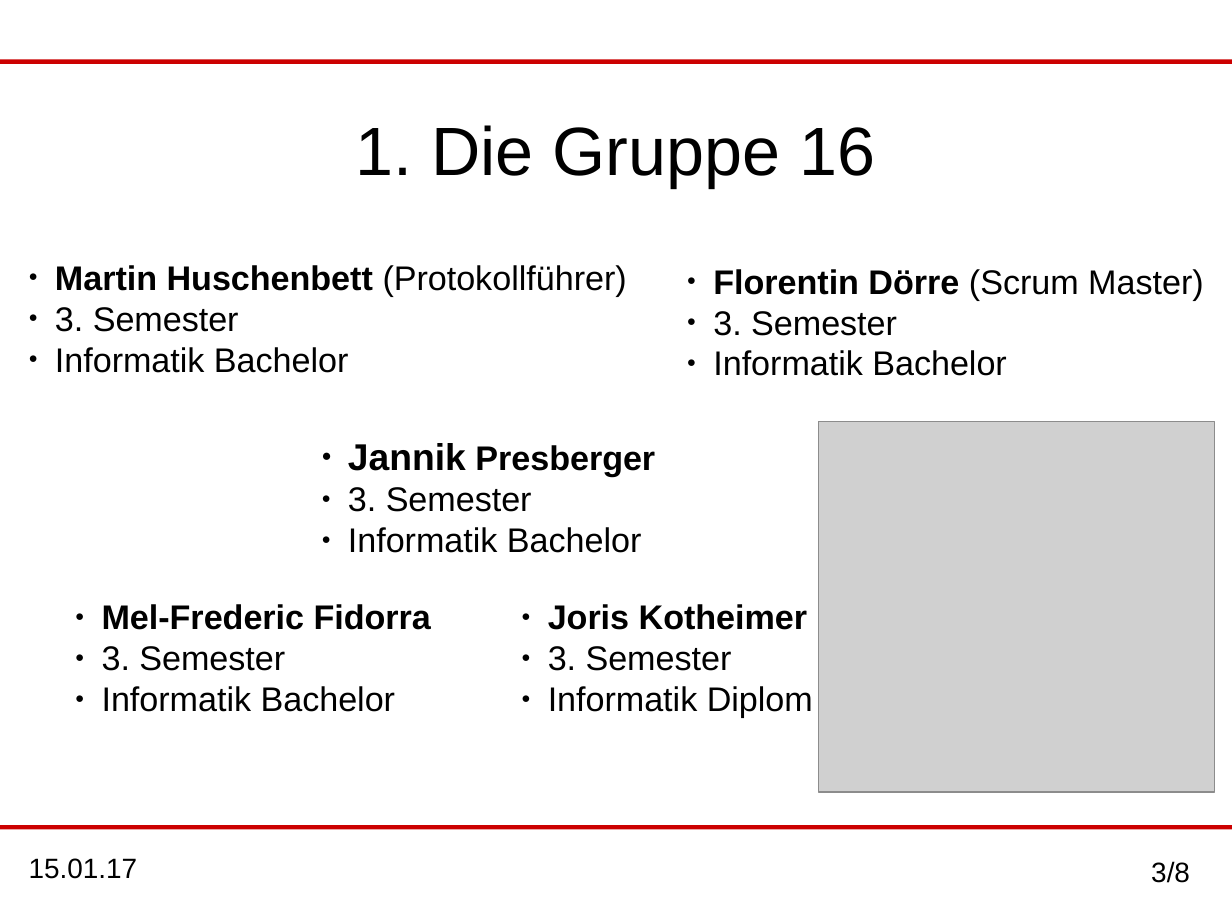
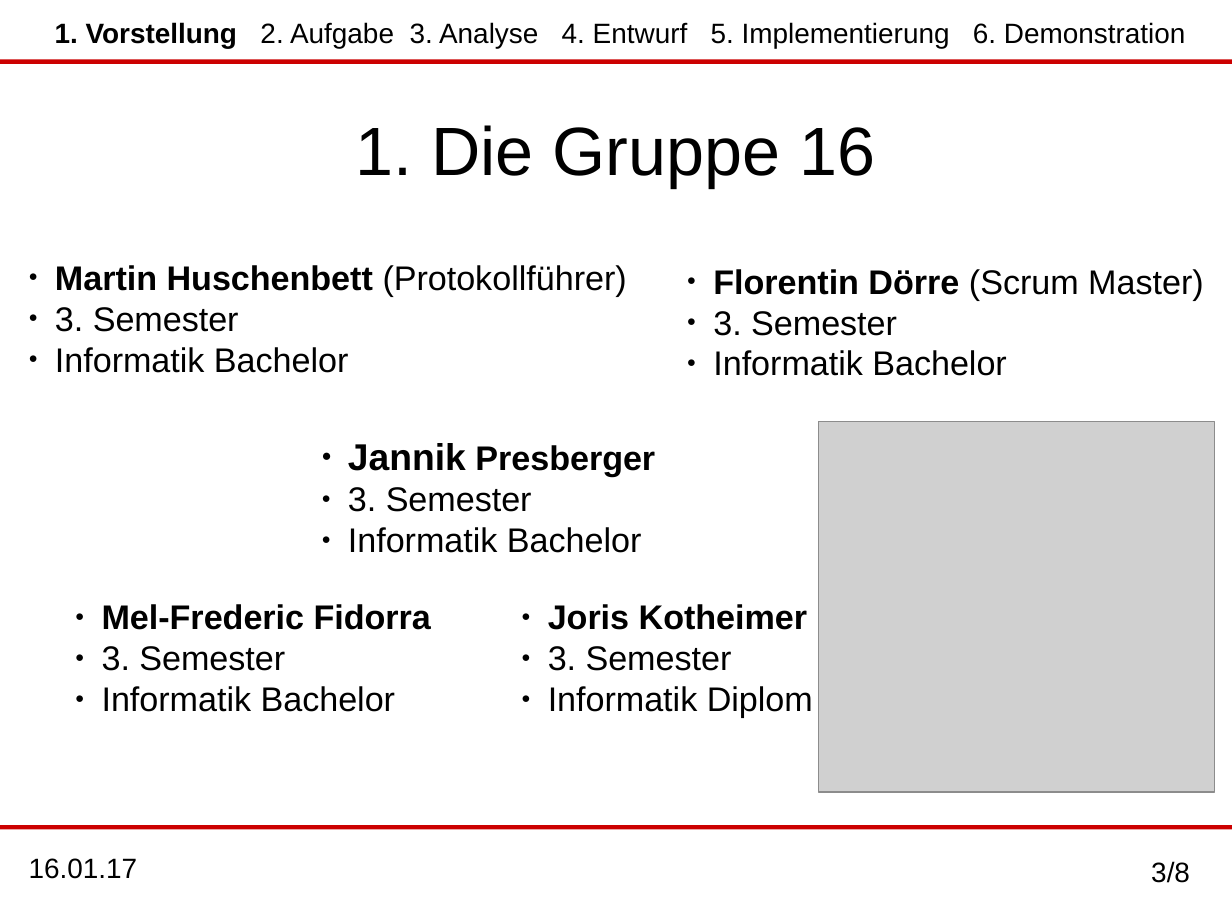
Before and after one commit to MaHusch/SWT-Project-Copy, a slide deck: slide 3 of organisation_final/Endpraesentation/End_praesentation.odp. Drawn at 1232x924 pixels with LibreOffice and Linux fonts; fonts in the diff are those of the drawing; grey boxes stand for pictures. Boxes give left, top, right and bottom in pixels: in the first picture for what was removed or moved away, otherwise in the second. Text is boxed around its words. In the diff, an @@ line names an element or a change of style, - is before the commit and + after.

```diff
--- a/organisation_final/Endpraesentation/End_praesentation.odp
+++ b/organisation_final/Endpraesentation/End_praesentation.odp
@@ text added at box(55, 22, 1186, 49), 18 pt, text #000000 @@
+1. Vorstellung 2. Aufgabe 3. Analyse 4. Entwurf 5. Implementierung 6. Demonstration
@@ text at box(29, 858, 138, 879): text changed @@
-15.01.17
+16.01.17
```
Also in this commit, not shown: 2 other slides changed, 5 slides added, 5 slides removed, 1 other file.
